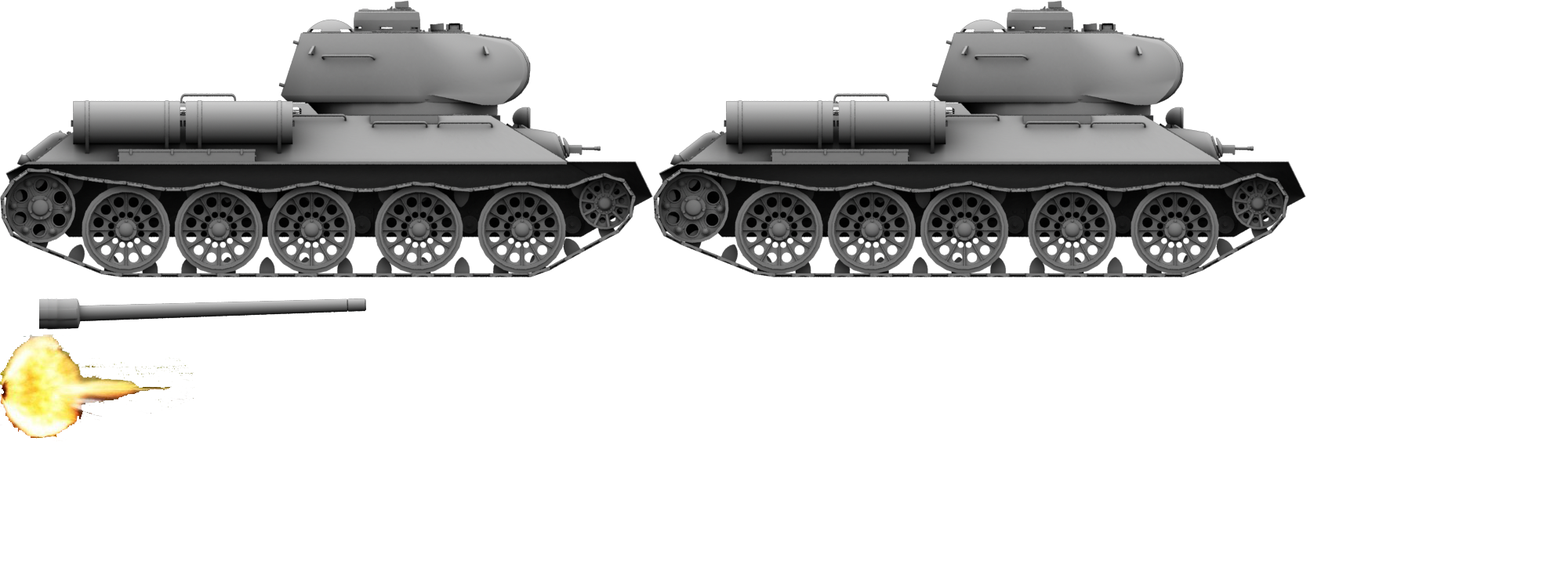
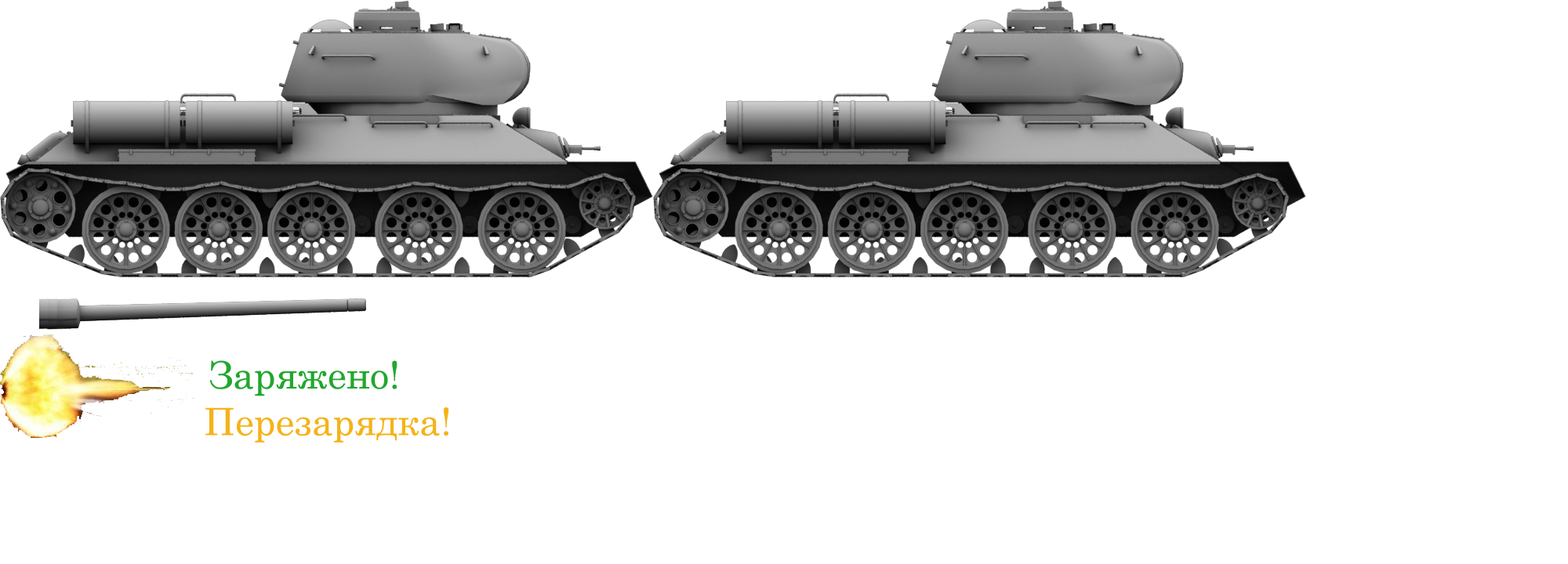
Layered file, before and after one edit (1568x564). Changes by layer:
added layer "Перезарядка!" above "Заряжено!" over [205, 406, 450, 443]
added layer "Заряжено!" above "fire" over [210, 360, 398, 397]
